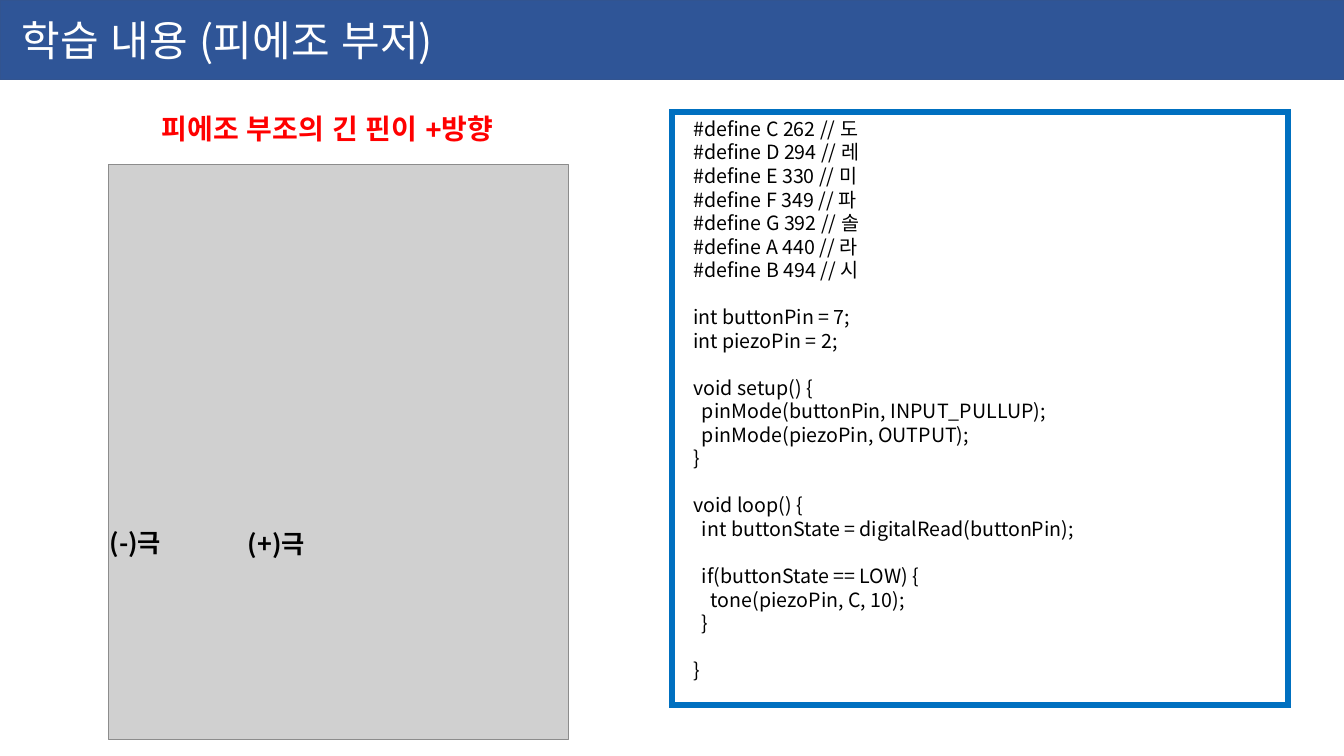
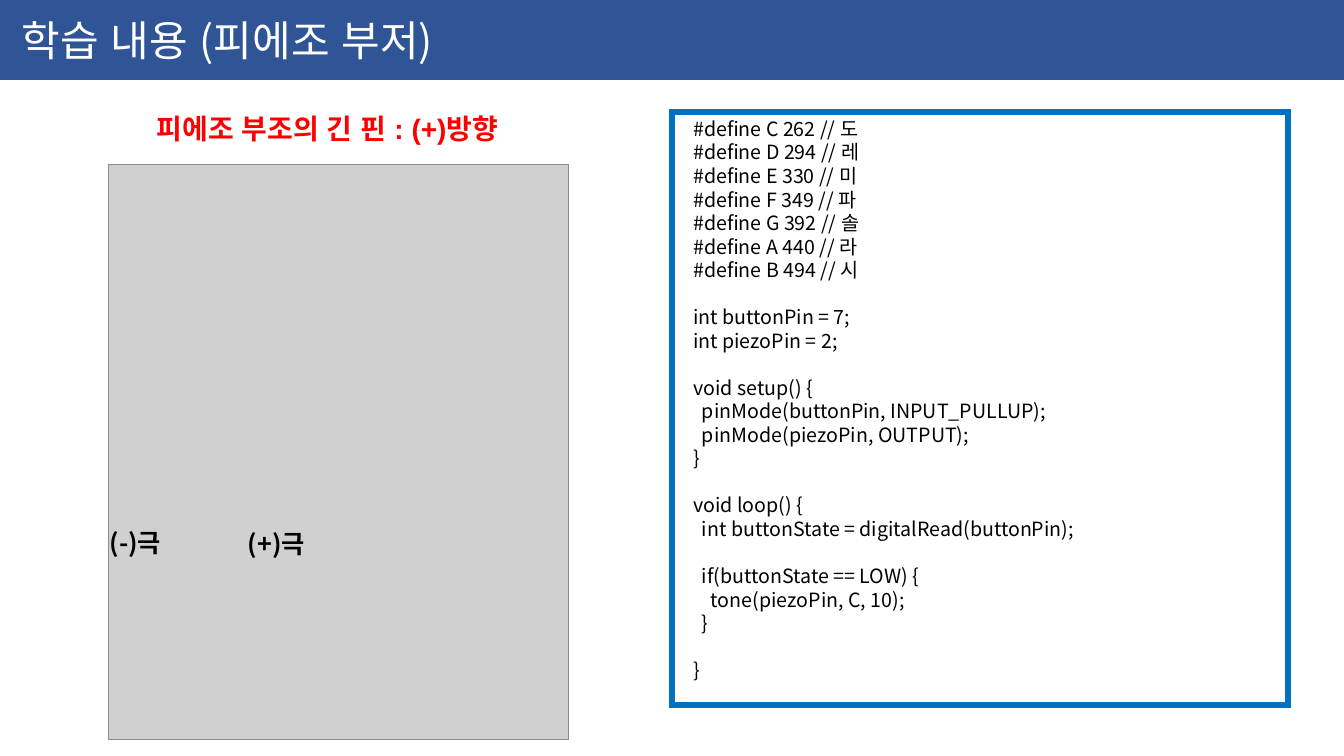
Before and after one commit to ssjf409/2020-yeonsu-highschool, a slide deck: slide 15 of 2020-06-10-연수고.pptx. Drawn at 1344x756 pixels with LibreOffice and Linux fonts; fonts in the diff are those of the drawing; grey boxes stand for pictures. Boxes give left, top, right and bottom in pixels: in the first picture for what was removed or moved away, otherwise in the second. Text is boxed around its words. In the diff, an @@ line names an element or a change of style, - is before the commit and + after.

```diff
--- a/2020-06-10-연수고.pptx
+++ b/2020-06-10-연수고.pptx
@@ text at (157,115,499,144): text changed @@
-피에조 부조의 긴 핀이 +방향
+피에조 부조의 긴 핀 : (+)방향
```
Also in this commit, not shown: 3 other slides changed.
